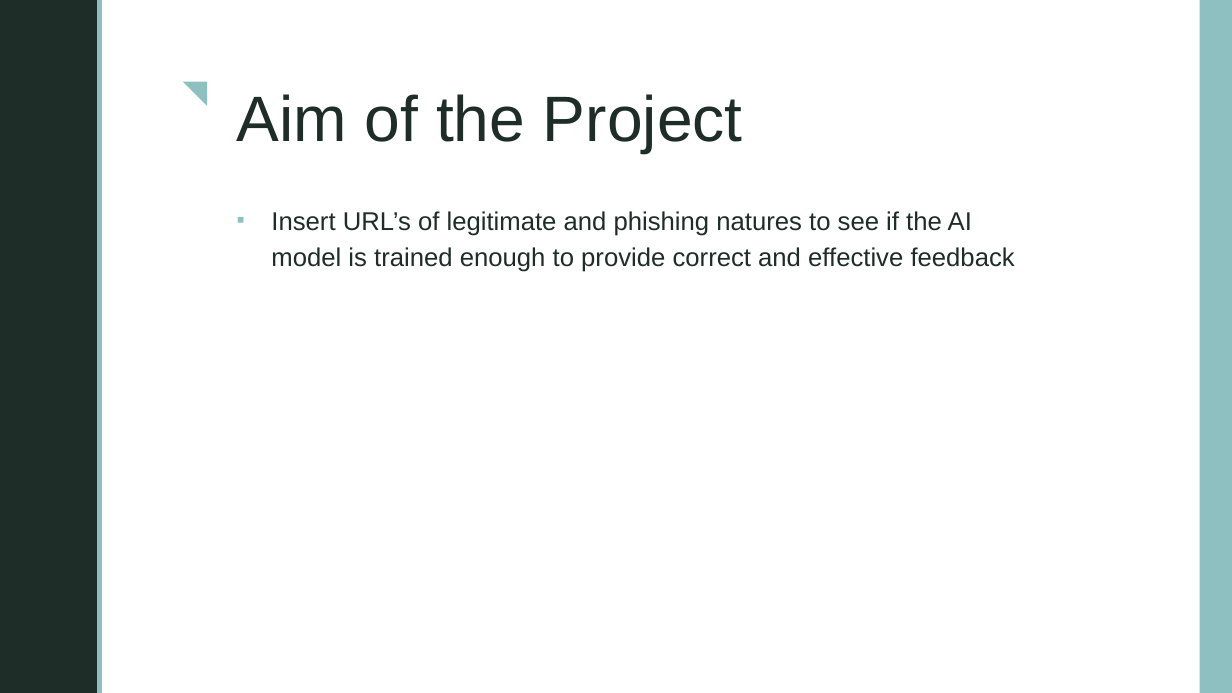
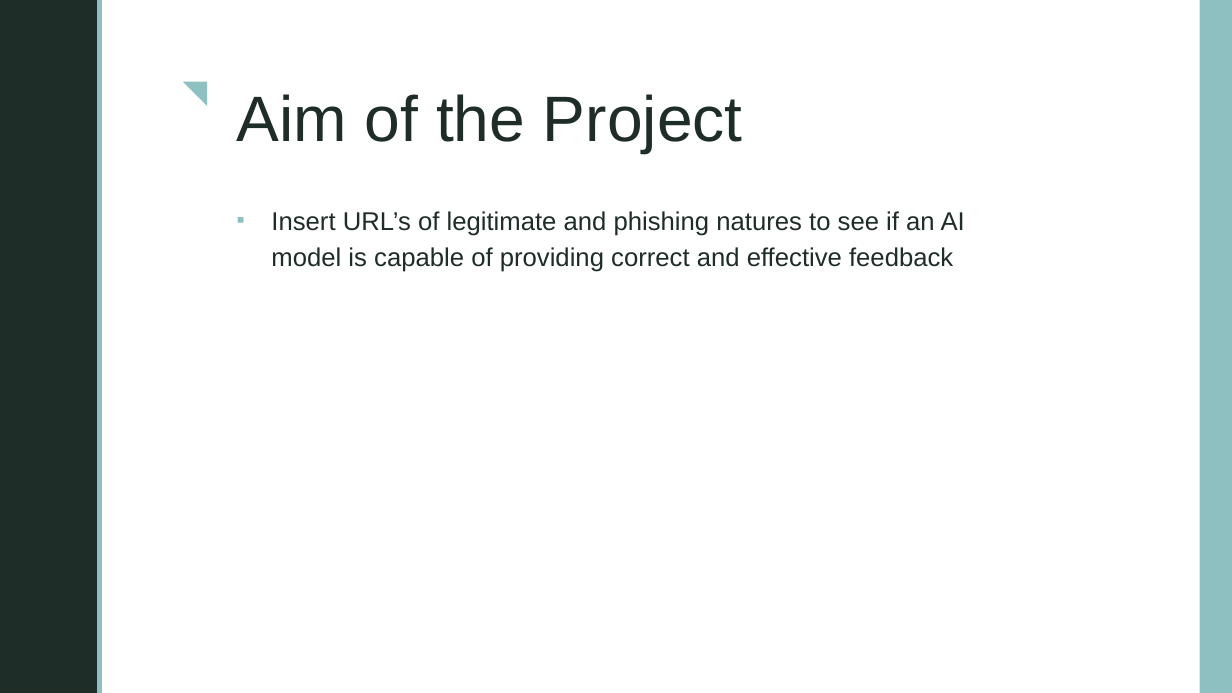
Before and after one commit to 0Meraj/My-Projects, a slide deck: slide 2 of Documents for the project/Presentation.pptx. Drawn at 1232x693 pixels with LibreOffice and Linux fonts; fonts in the diff are those of the drawing; background and template pictures are left out. Boxes give left, top, right and bottom in pixels: in the first picture for what was removed or moved away, otherwise in the second. Text is boxed around its words. In the diff, an @@ line names an element or a change of style, - is before the commit and + after.

```diff
--- a/Documents for the project/Presentation.pptx
+++ b/Documents for the project/Presentation.pptx
@@ text at <box>271,211,965,272</box>: text changed @@
-▪ Insert URL’s of legitimate and phishing natures to see if the AI model is trained enough to provide correct and effective feedback
+▪ Insert URL’s of legitimate and phishing natures to see if an AI model is capable of providing correct and effective feedback
```
Also in this commit, not shown: 6 other slides changed, 7 slides added, 8 slides removed, 2 other files.
